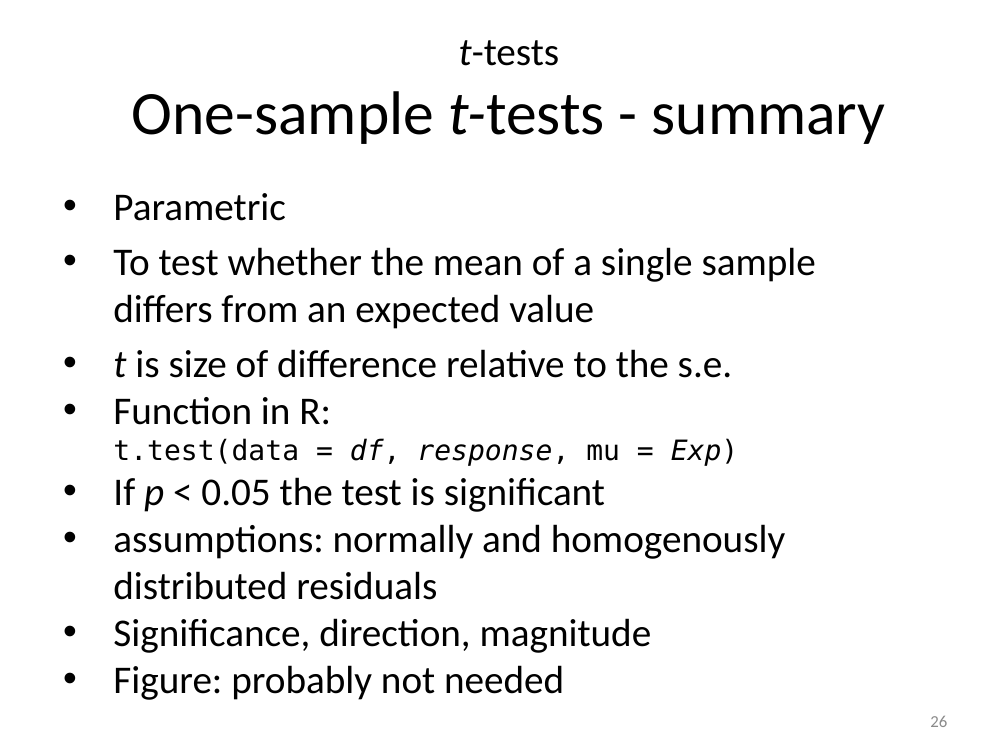
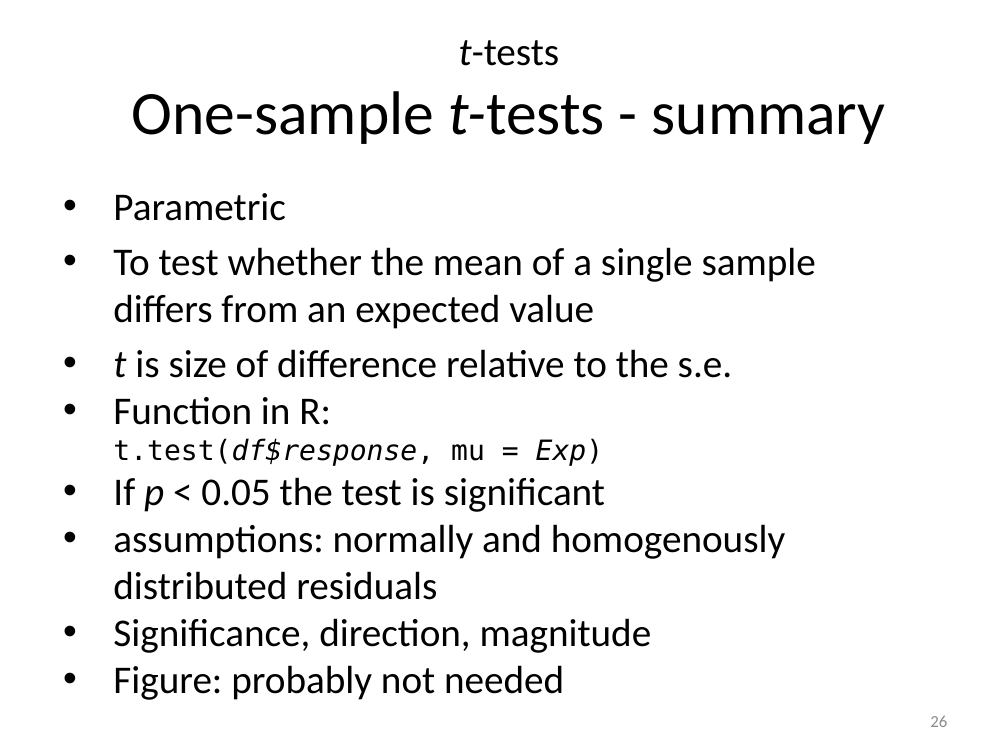
Before and after one commit to 3mmaRand/BIO00017C-Data-Analysis-in-R-2020, a slide deck: slide 26 of slides/04-one-sample-tests.pptx. Drawn at 1008x756 pixels with LibreOffice and Linux fonts; fonts in the diff are those of the drawing. Boxes give left, top, right and bottom in pixels: in the first picture for what was removed or moved away, otherwise in the second. Text is boxed around its words. In the diff, an @@ line names an element or a change of style, - is before the commit and + after.

```diff
--- a/slides/04-one-sample-tests.pptx
+++ b/slides/04-one-sample-tests.pptx
@@ text at bbox=[113, 438, 604, 466]: text changed; italic on @@
-  t.test(data = df, response, mu = Exp)
+  t.test(df$response, mu = Exp)
```
Also in this commit, not shown: 1 other slide changed, 1 other file.
